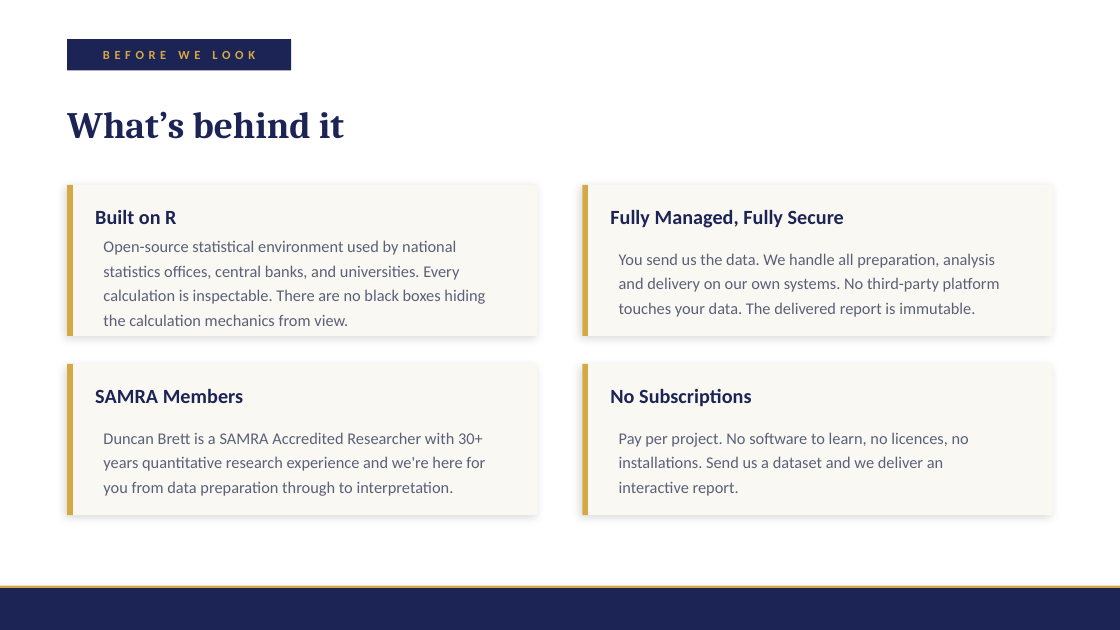
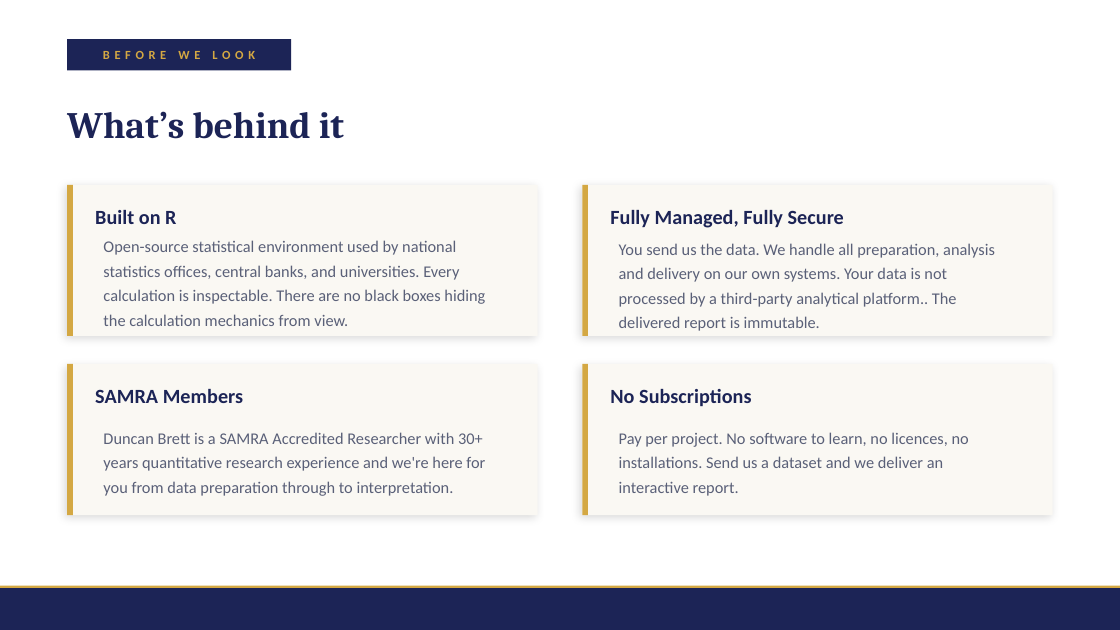
Before and after one commit to DuncanRBrett/Turas, a slide deck: slide 3 of docs/marketing/Turas demo companion.pptx. Drawn at 1120x630 pixels with LibreOffice and Linux fonts; fonts in the diff are those of the drawing. Boxes give left, top, right and bottom in pixels: in the first picture for what was removed or moved away, otherwise in the second. Text is boxed around its words. In the diff, an @@ line names an element or a change of style, - is before the commit and + after.

```diff
--- a/docs/marketing/Turas demo companion.pptx
+++ b/docs/marketing/Turas demo companion.pptx
@@ text at (619, 243, 995, 331): text changed @@
-You send us the data. We handle all preparation, analysis and delivery on our own systems. No third-party platform touches your data. The delivered report is immutable.
+You send us the data. We handle all preparation, analysis and delivery on our own systems. Your data is not processed by a third-party analytical platform.. The delivered report is immutable.
```
Also in this commit, not shown: 3 other files.
